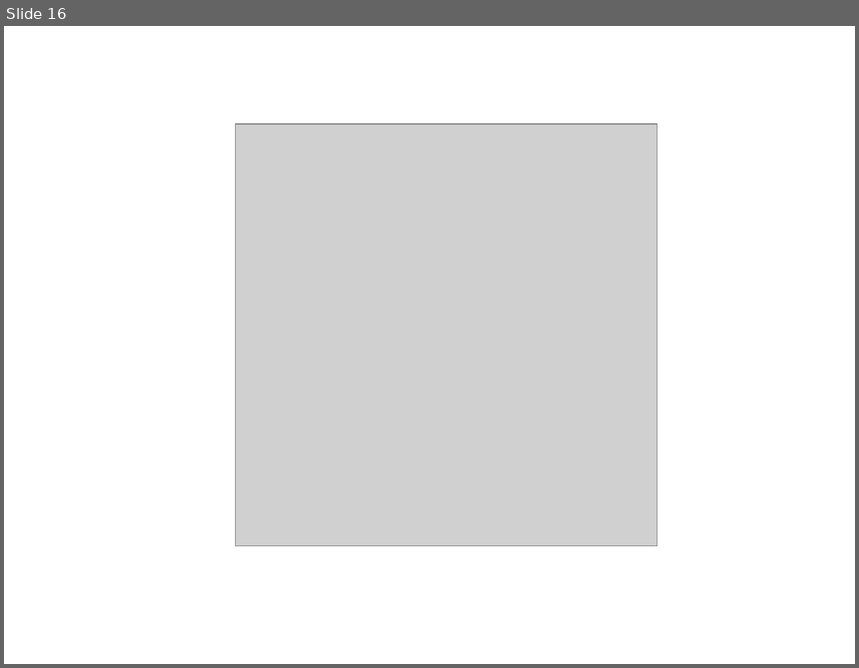
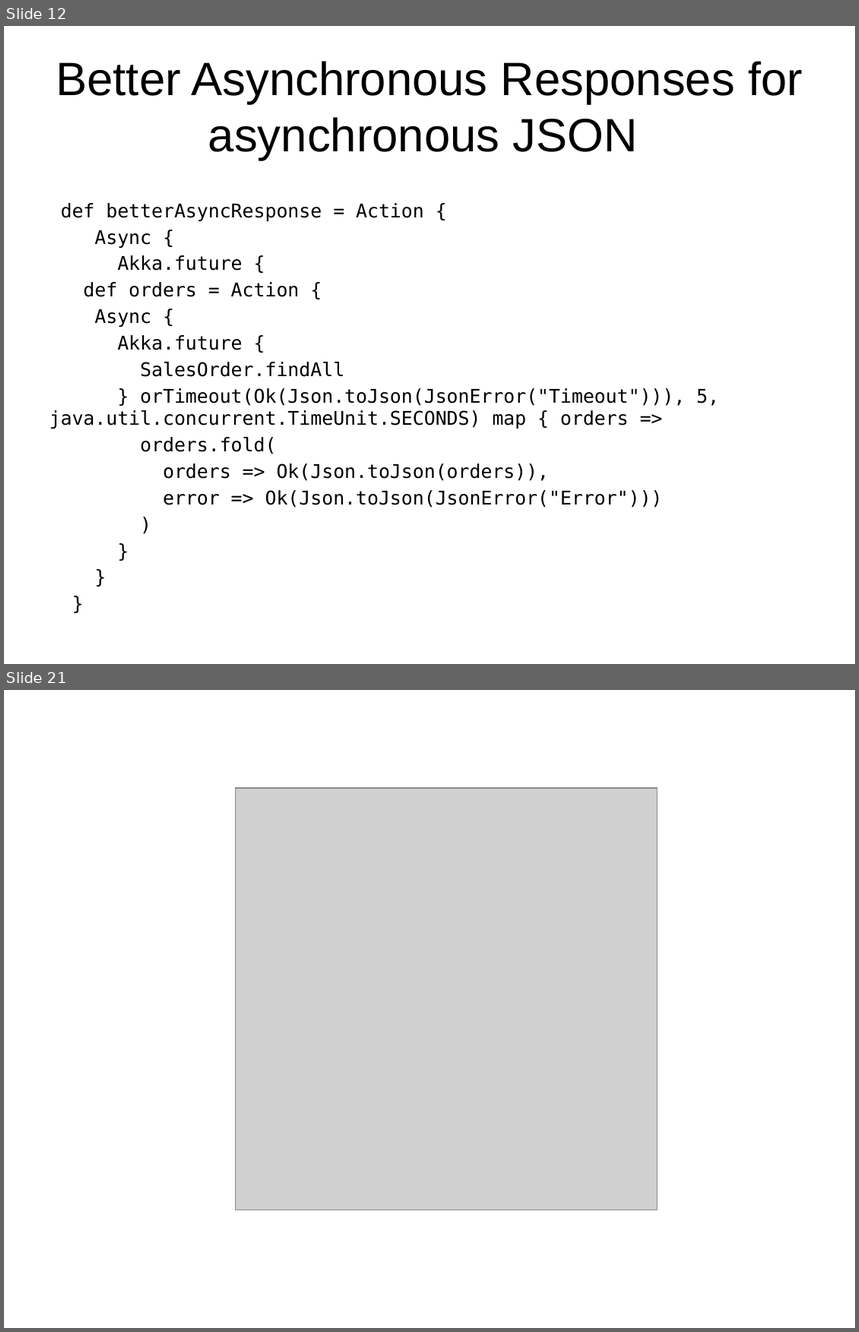
Before and after one commit to oscarrenalias/wjax-2012-play-async-apps, a slide deck: presentation/Asynchronous web apps with Play Framework 2.0.potx. Shown one above the other, each under a label of ours: slide 16 before the commit, slides 12 and 21 after it; the slides between them are not shown. The pictures are 859x668 and 859x1332 pixels, drawn with LibreOffice and Linux fonts; fonts in the diff are those of the drawing; grey boxes stand for pictures; background and template pictures are left out. Boxes give left, top, right and bottom in pixels: in the first picture for what was removed or moved away, otherwise in the second. Text is boxed around its words. In the diff, an @@ line names an element or a change of style, - is before the commit and + after.

```diff
--- a/presentation/Asynchronous web apps with Play Framework 2.0.potx
+++ b/presentation/Asynchronous web apps with Play Framework 2.0.potx
@@ slide 12 added at (4,26,855,664), background #FFFFFF @@
@@ title added at (56,61,803,160), 39.6 pt, text #000000 @@
+Better Asynchronous Responses for asynchronous JSON
@@ text added at (50,203,719,508), 16 pt, text #000000 @@
+def betterAsyncResponse = Action {
+Async {
+Akka.future {
+def orders = Action {
+Async {
+Akka.future {
+SalesOrder.findAll
+} orTimeout(Ok(Json.toJson(JsonError("Timeout"))), 5, java.util.concurrent.TimeUnit.SECONDS) map { orders =>
+orders.fold(
+orders => Ok(Json.toJson(orders)),
+error => Ok(Json.toJson(JsonError("Error")))
+)
+}
+}
+}
@@ what was slide 16 is now slide 21 @@
```
Also in this commit, not shown: 9 slides changed, 9 other slides added, 5 slides removed.
